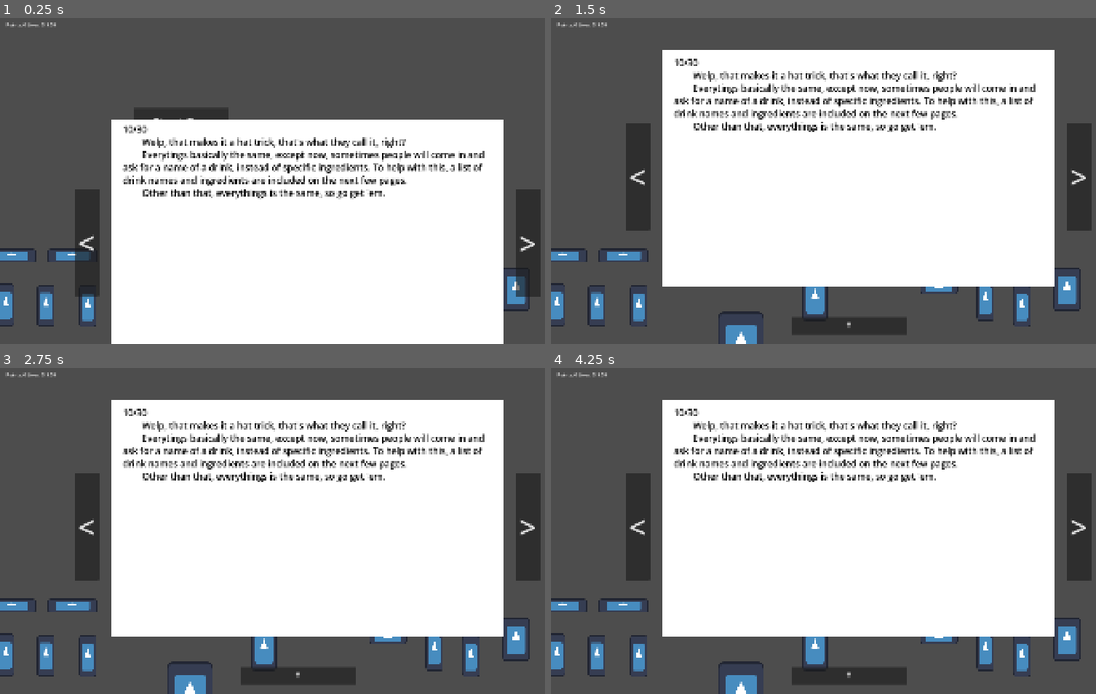
Above: before the commit, frames 1-4 (two rows, left to right).
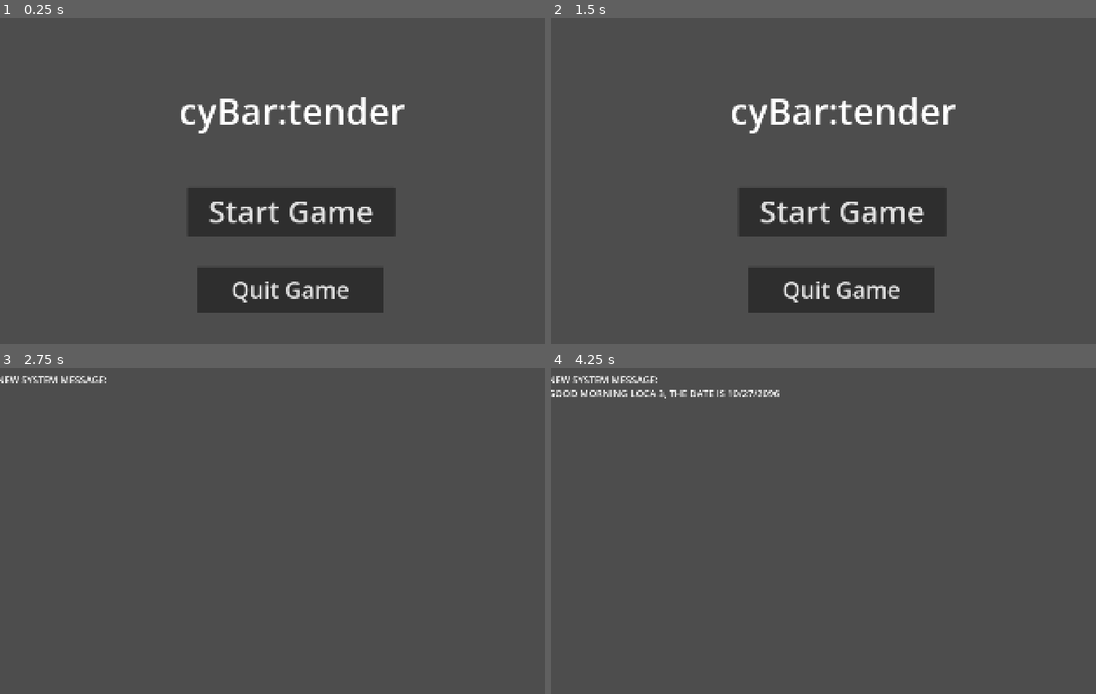
Above: after the commit, the same moments.

Repository: witenson-cmyk/cyBar-tender
Game: Godot game, scene res://start_screen.tscn
The game is run twice, just before and just after one commit, with the same random seed, the same clock (stepped at 60 frames per second) and the same inputs. Before the commit the project starts from res://node_2d.tscn. The engine's default icon, where the game draws it, is replaced by a stand-in: a white triangle on a blue panel in a dark square.
Inputs (mouse positions are in pixels of both pictures, inside the frame that each line leads up to):
- Up to frame 1 (0.25 s): no input
- Up to frame 2 (1.5 s): click (1019, 304) at 0.52 s; click (741, 255) at 1.25 s, where only the run before the commit has a clickable "fdafdsafdsafdsa"
- Up to frame 3 (2.75 s): click (288, 560) at 2 s, where only the run after the commit has a clickable "Start Game"
- Up to frame 4 (4.25 s): click (730, 472) at 2.75 s, where only the run before the commit has a clickable "Start Day"; click (730, 472) at 3.5 s, where only the run before the commit has a clickable "Start Day"

The runs differ from the first frame. In frame 1, 54% of the frame differs, in the area x 0-100%, y 1-100%; in frame 2, 60%; in frame 3, 58%; in frame 4, 59%.

Commit message:
tooltips and other functionality

Diff:
--- a/Resources/savegame.tres
+++ b/Resources/savegame.tres
@@ -4,4 +4,4 @@
 
 [resource]
 script = ExtResource("1_0jntd")
-days = 4
+days = 5
--- a/Scripts/blender.gd
+++ b/Scripts/blender.gd
@@ -6,6 +6,7 @@
 var timer=0
 var blended=false
 var iceAdd=false
+@onready var button = get_node("CollisionShape2D/Sprite2D/Button")
 # Called when the node enters the scene tree for the first time.
 func _ready() -> void:
 	pass # Replace with function body.
@@ -24,6 +25,13 @@
 		blended=true
 		iceAdd=false
 
+	if blended:
+		button.tooltip_strings[0] = "Blender (Blended)"
+	elif iceAdd and timer > 0:
+		button.tooltip_strings[0] = "Blender (Blending)"
+	else:
+		button.tooltip_strings[0] = "Blender (Needs Ice)"
+
 func _on_button_button_down() -> void:
 	if timer<=0 and blended:
 		dragging = true
--- a/Scripts/dialogue.gd
+++ b/Scripts/dialogue.gd
@@ -97,13 +97,9 @@
 	"1":
 		"10/27
 		Yo! this is a message from your assistant manager from the morning shift.
-		your job should be fairly simple, look at the patrons orders and give it to them. Take a glass, put int the liquid, and hand it to them, easy.
-		See those bottles? hover your mouse over them and it should tell you what's in it.
-		If you mess up, just throw away the glass, don't worry the glasses are made from some polymer that we make in house, so it's \"Cost Effective\" or whatever.
-		As long as you get each patron their drinks in time, you'll be fine. The interface should tell you how long they'll be willing to wait before they, just, leave. If you need more time, click and hold on the patron and the interface will autimatically talk to them, giving you more time.
-		Don't worry if you make any mistakes, but if you give a patron the wrong order, or take too long and the patron leaves, you'll get a citation. 3 citations in the same day and you're fired.
-		You might also notice that tazer, and while you are at the comfort of your home, you might wonder \"why do I need a tazer for self defence?\", and to that I say, it's not for your safety, it's to make your job easier.
-		If someone's order is too difficult, feel free to give them a little shock, and their systems will forget a few pieces of their order. And don't worry, we only serve androids, so it's perfectly legal, given the whole they're not people and stuff. Sometimes they'll just forget that they ordered anything and just leave, which at the end just makes your job easier so go at it. You won't get a citation for that so don't worry.
+		your job should be fairly simple, look at the patrons orders and give it to them. Take a glass, put int the liquid, and hand it to them, easy. See those bottles? hover your mouse over them and it should tell you what's in it. If you mess up, just throw away the glass, don't worry the glasses are made from some polymer that we make in house, so it's \"Cost Effective\" or whatever.
+		Just make sure you get each patrons drinks finished before they get fed up and leave, click and hold on the patron and the interface will automatically talk to them giving you more time. If you give a patron the wrong order, or take too long and the patron leaves, you'll get a citation. 3 citations in the same day and you're fired, but your citations will reset at the beginning of each shift, so don't worry too much about making too many mistakes.
+		You might also notice that tazer, and while you are at the comfort of your home, you might wonder \"why do I need a tazer for self defence?\", and to that I say, it's not for your safety, it's to make your job easier. If someone's order is too difficult, feel free to give them a little shock, and their systems will forget a few pieces of their order. And don't worry, we only serve androids, so it's perfectly legal, given the whole they're not people and stuff. Sometimes they'll just forget that they ordered anything and just leave, which at the end just makes your job easier so go at it. You won't get a citation for that so don't worry.
 		Anyways, once you're ready, click that big \"Start Day\" button and people will start trickling in. Good luck on your first shift, hopefully I'll get to write to you again tomorrow",
 	"2":
 		"10/28
--- a/Scripts/gameData.gd
+++ b/Scripts/gameData.gd
@@ -68,9 +68,7 @@
 		["vodka","on the rocks","shaken"],
 	"Surely Tower":
 		["citrus","whisky","on the rocks"],
-	"Giblet":
-		["grenadine","vodka","stirred"],
-	"Tequilla, No Sun":
+	"Tequilla, No Sunrise":
 		["tequilla","grenadine","orange","shaken"],
 	"Strawberry Daiquiri":
 		["grenadine","vodka","blended"]
--- a/Scripts/object.gd
+++ b/Scripts/object.gd
@@ -7,6 +7,7 @@
 var lastPlace
 var wanted
 var got
+@onready var button = get_node("CollisionShape2D/Sprite2D/Button")
 
 # Called when the node enters the scene tree for the first time.simple and clean birth by sleep
 func _ready() -> void:
@@ -20,6 +21,10 @@
 		z_index=2
 	else:
 		position=lerp(position,lastok,.2)
+
+	var toolText = "Liquor Glass "
+	toolText+=str(added)
+	button.tooltip_strings[0]=toolText
 
 
 func _on_button_button_down() -> void:
--- a/glass.tscn
+++ b/glass.tscn
@@ -2,6 +2,7 @@
 
 [ext_resource type="Script" uid="uid://niupk8jqks5a" path="res://Scripts/object.gd" id="1_ykn3o"]
 [ext_resource type="Texture2D" uid="uid://dny8qq63v8p6l" path="res://Sprites/icon.svg" id="2_b8qbv"]
+[ext_resource type="Script" uid="uid://coqwnstoj346c" path="res://addons/tooltips_pro/scripts/tooltip_trigger.gd" id="3_b8qbv"]
 
 [sub_resource type="RectangleShape2D" id="RectangleShape2D_3n2aa"]
 size = Vector2(82.5, 88.5)
@@ -33,7 +34,11 @@
 grow_horizontal = 2
 grow_vertical = 2
 action_mode = 0
-text = "fdafdsafdsafdsa"
+script = ExtResource("3_b8qbv")
+tooltip_alignment = 2
+origin = 3
+offset = Vector2(25, 25)
+tooltip_strings = Array[String](["WOAH"])
 metadata/_edit_use_anchors_ = true
 
 [connection signal="button_down" from="CollisionShape2D/Sprite2D/Button" to="." method="_on_button_button_down"]
--- a/ice.tscn
+++ b/ice.tscn
@@ -2,6 +2,7 @@
 
 [ext_resource type="Script" uid="uid://c4e3cn6wnrk7p" path="res://Scripts/ice.gd" id="1_lryxu"]
 [ext_resource type="Texture2D" uid="uid://dny8qq63v8p6l" path="res://Sprites/icon.svg" id="2_3inoc"]
+[ext_resource type="Script" uid="uid://coqwnstoj346c" path="res://addons/tooltips_pro/scripts/tooltip_trigger.gd" id="3_3inoc"]
 
 [sub_resource type="RectangleShape2D" id="RectangleShape2D_wc2py"]
 size = Vector2(84, 89)
@@ -32,6 +33,11 @@
 offset_bottom = -63.963196
 grow_horizontal = 2
 grow_vertical = 2
+script = ExtResource("3_3inoc")
+tooltip_alignment = 2
+origin = 3
+offset = Vector2(25, 25)
+tooltip_strings = Array[String](["Ice Sphere"])
 metadata/_edit_use_anchors_ = true
 
 [connection signal="button_down" from="CollisionShape2D/Sprite2D/Button" to="." method="_on_button_button_down"]
--- a/node_2d.tscn
+++ b/node_2d.tscn
@@ -129,7 +129,7 @@
 
 [node name="stiring" type="Area2D" parent="." unique_id=2082373023]
 z_index = 1
-position = Vector2(2109, 956)
+position = Vector2(1540, 899)
 script = ExtResource("3_epypp")
 toAdd = "stirred"
 
@@ -155,12 +155,16 @@
 offset_bottom = -63.963196
 grow_horizontal = 2
 grow_vertical = 2
-tooltip_text = "Stirring Spoon"
+script = ExtResource("5_hqns4")
+tooltip_alignment = 2
+origin = 3
+offset = Vector2(25, 25)
+tooltip_strings = Array[String](["Stirring Spoon"])
 metadata/_edit_use_anchors_ = true
 
 [node name="shaker" type="Area2D" parent="." unique_id=1410473764]
 z_index = 1
-position = Vector2(1989, 936)
+position = Vector2(1420, 879)
 script = ExtResource("3_epypp")
 toAdd = "shaken"
 
@@ -186,12 +190,16 @@
 offset_bottom = -63.963196
 grow_horizontal = 2
 grow_vertical = 2
-tooltip_text = "Shaker"
+script = ExtResource("5_hqns4")
+tooltip_alignment = 2
+origin = 3
+offset = Vector2(25, 25)
+tooltip_strings = Array[String](["Shaker"])
 metadata/_edit_use_anchors_ = true
 
 [node name="blender" type="Area2D" parent="." unique_id=1952463535]
 z_index = 1
-position = Vector2(2258, 900)
+position = Vector2(1666, 840)
 script = ExtResource("4_d21ai")
 metadata/blender = true
 
@@ -217,7 +225,11 @@
 offset_bottom = -63.963196
 grow_horizontal = 2
 grow_vertical = 2
-tooltip_text = "Blender"
+script = ExtResource("5_hqns4")
+tooltip_alignment = 2
+origin = 3
+offset = Vector2(25, 25)
+tooltip_strings = Array[String](["Blender (needs ice)"])
 metadata/_edit_use_anchors_ = true
 
 [node name="water" type="Area2D" parent="." unique_id=524280698]
@@ -256,22 +268,22 @@
 tooltip_strings = Array[String](["Water"])
 metadata/_edit_use_anchors_ = true
 
-[node name="fruit" type="Area2D" parent="." unique_id=1750166694]
+[node name="grenadine" type="Area2D" parent="." unique_id=1750166694]
 z_index = 1
 position = Vector2(707, 955)
 script = ExtResource("3_epypp")
-toAdd = "fruit"
-
-[node name="CollisionShape2D" type="CollisionShape2D" parent="fruit" unique_id=1011110626]
-z_index = 1
-shape = SubResource("CapsuleShape2D_3n2aa")
-
-[node name="Sprite2D" type="Sprite2D" parent="fruit/CollisionShape2D" unique_id=1427432880]
-z_index = 1
-scale = Vector2(0.4453125, 1.0859375)
-texture = ExtResource("1_wtcfe")
-
-[node name="Button" type="Button" parent="fruit/CollisionShape2D/Sprite2D" unique_id=248023572]
+toAdd = "grenadine"
+
+[node name="CollisionShape2D" type="CollisionShape2D" parent="grenadine" unique_id=1011110626]
+z_index = 1
+shape = SubResource("CapsuleShape2D_3n2aa")
+
+[node name="Sprite2D" type="Sprite2D" parent="grenadine/CollisionShape2D" unique_id=1427432880]
+z_index = 1
+scale = Vector2(0.4453125, 1.0859375)
+texture = ExtResource("1_wtcfe")
+
+[node name="Button" type="Button" parent="grenadine/CollisionShape2D/Sprite2D" unique_id=248023572]
 self_modulate = Color(0.97, 0.97, 0.97, 0)
 anchors_preset = -1
 anchor_left = -0.20200002
@@ -291,22 +303,22 @@
 tooltip_strings = Array[String](["Fruit"])
 metadata/_edit_use_anchors_ = true
 
-[node name="sprite" type="Area2D" parent="." unique_id=1202219946]
+[node name="citrus" type="Area2D" parent="." unique_id=1202219946]
 z_index = 1
 position = Vector2(845, 956)
 script = ExtResource("3_epypp")
-toAdd = "sprite"
-
-[node name="CollisionShape2D" type="CollisionShape2D" parent="sprite" unique_id=1071311996]
-z_index = 1
-shape = SubResource("CapsuleShape2D_3n2aa")
-
-[node name="Sprite2D" type="Sprite2D" parent="sprite/CollisionShape2D" unique_id=909317383]
-z_index = 1
-scale = Vector2(0.4453125, 1.0859375)
-texture = ExtResource("1_wtcfe")
-
-[node name="Button" type="Button" parent="sprite/CollisionShape2D/Sprite2D" unique_id=517112086]
+toAdd = "citrus"
+
+[node name="CollisionShape2D" type="CollisionShape2D" parent="citrus" unique_id=1071311996]
+z_index = 1
+shape = SubResource("CapsuleShape2D_3n2aa")
+
+[node name="Sprite2D" type="Sprite2D" parent="citrus/CollisionShape2D" unique_id=909317383]
+z_index = 1
+scale = Vector2(0.4453125, 1.0859375)
+texture = ExtResource("1_wtcfe")
+
+[node name="Button" type="Button" parent="citrus/CollisionShape2D/Sprite2D" unique_id=517112086]
 self_modulate = Color(1, 1, 1, 0)
 anchors_preset = -1
 anchor_left = -0.202
@@ -405,7 +417,7 @@
 limit_bottom = 10000532
 
 [node name="drawer" type="Area2D" parent="." unique_id=1624584086]
-position = Vector2(1176, 792)
+position = Vector2(1068, 808)
 script = ExtResource("5_q6r6c")
 metadata/place = true
 
@@ -418,7 +430,7 @@
 texture = ExtResource("1_wtcfe")
 
 [node name="iceMachine" type="Area2D" parent="." unique_id=1024892369]
-position = Vector2(1836, 841)
+position = Vector2(-76, 796)
 script = ExtResource("5_d21ai")
 metadata/icePlace = true
 
@@ -454,7 +466,7 @@
 [node name="CanvasLayer" type="CanvasLayer" parent="Control" unique_id=1866058415]
 
 [node name="book" type="Sprite2D" parent="Control/CanvasLayer" unique_id=1280228879]
-z_index = 3
+z_index = 10
 position = Vector2(1016, 1621.75)
 scale = Vector2(40.328125, 24.484375)
 texture = ExtResource("8_rj586")
@@ -493,6 +505,7 @@
 text = ">"
 
 [node name="RichTextLabel" type="RichTextLabel" parent="Control/CanvasLayer/right" unique_id=1919671256]
+z_index = 11
 layout_mode = 0
 offset_left = -1296.0
 offset_top = -220.75
@@ -503,7 +516,7 @@
 text = "YOU SHOULDN'T BE SEEING THIS"
 
 [node name="tazer" type="Area2D" parent="." unique_id=1300496687]
-position = Vector2(1427, 931)
+position = Vector2(1248, 766)
 script = ExtResource("5_kdubu")
 
 [node name="CollisionShape2D" type="CollisionShape2D" parent="tazer" unique_id=1587944148]
@@ -522,6 +535,11 @@
 offset_top = -66.17687
 offset_right = -64.03764
 offset_bottom = -63.997383
+script = ExtResource("5_hqns4")
+tooltip_alignment = 2
+origin = 3
+offset = Vector2(25, 25)
+tooltip_strings = Array[String](["Tazer"])
 metadata/_edit_use_anchors_ = true
 
 [node name="startDay" type="Button" parent="." unique_id=386922921]
@@ -542,10 +560,10 @@
 [connection signal="button_up" from="blender/CollisionShape2D/Sprite2D/Button" to="blender" method="_on_button_button_up"]
 [connection signal="button_down" from="water/CollisionShape2D/Sprite2D/Button" to="water" method="_on_button_button_down"]
 [connection signal="button_up" from="water/CollisionShape2D/Sprite2D/Button" to="water" method="_on_button_button_up"]
-[connection signal="button_down" from="fruit/CollisionShape2D/Sprite2D/Button" to="fruit" method="_on_button_button_down"]
-[connection signal="button_up" from="fruit/CollisionShape2D/Sprite2D/Button" to="fruit" method="_on_button_button_up"]
-[connection signal="button_down" from="sprite/CollisionShape2D/Sprite2D/Button" to="sprite" method="_on_button_button_down"]
-[connection signal="button_up" from="sprite/CollisionShape2D/Sprite2D/Button" to="sprite" method="_on_button_button_up"]
+[connection signal="button_down" from="grenadine/CollisionShape2D/Sprite2D/Button" to="grenadine" method="_on_button_button_down"]
+[connection signal="button_up" from="grenadine/CollisionShape2D/Sprite2D/Button" to="grenadine" method="_on_button_button_up"]
+[connection signal="button_down" from="citrus/CollisionShape2D/Sprite2D/Button" to="citrus" method="_on_button_button_down"]
+[connection signal="button_up" from="citrus/CollisionShape2D/Sprite2D/Button" to="citrus" method="_on_button_button_up"]
 [connection signal="button_down" from="soda water/CollisionShape2D/Sprite2D/Button" to="soda water" method="_on_button_button_down"]
 [connection signal="button_up" from="soda water/CollisionShape2D/Sprite2D/Button" to="soda water" method="_on_button_button_up"]
 [connection signal="button_down" from="whisky/CollisionShape2D/Sprite2D/Button" to="whisky" method="_on_button_button_down"]
--- a/project.godot
+++ b/project.godot
@@ -11,7 +11,7 @@
 [application]
 
 config/name="cyBar:tender"
-run/main_scene="uid://da20ueryll755"
+run/main_scene="uid://jkv67xmb0qb5"
 config/features=PackedStringArray("4.7", "Forward Plus")
 config/icon="res://Sprites/icon.svg"
 
